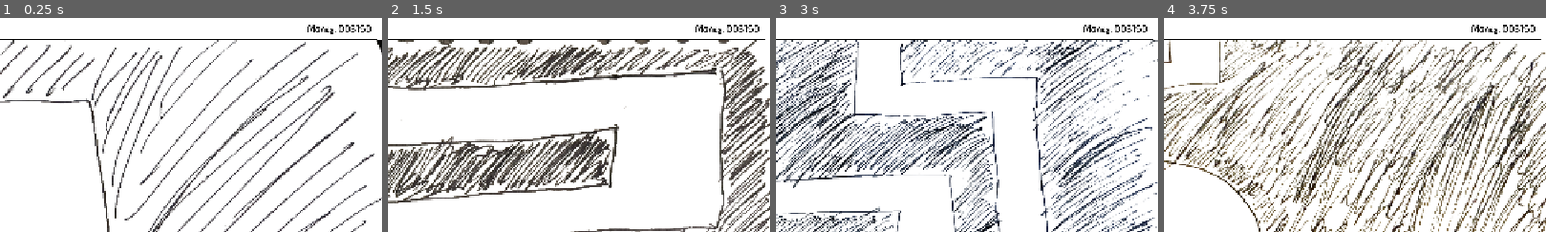
Above: before the commit, frames 1-4 (left to right).
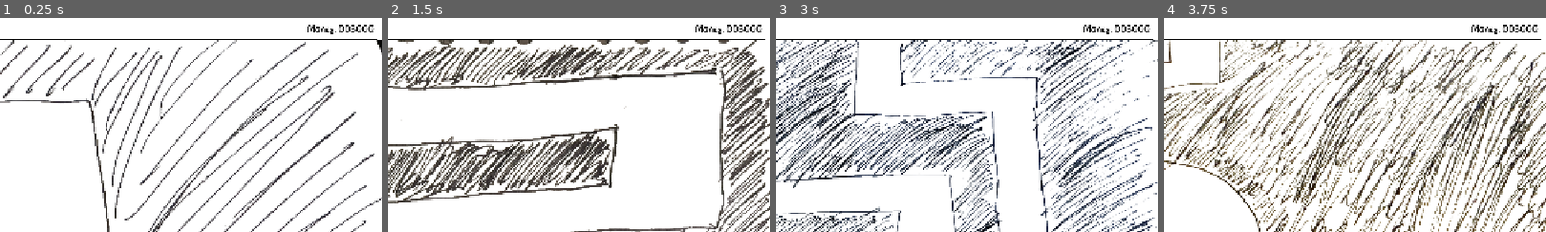
Above: after the commit, the same moments.

Repository: OzuYatamutsu/notebook-tower-defense
Game: Godot game, scene res://levels/MapSelect.tscn
Same seed, same stepped clock (60 frames per second), same inputs: the game is played once before the commit and once after it. Sound files missing from this copy of the repository are replaced by a short silence.
Inputs:
- Up to frame 1 (0.25 s): no input
- Up to frame 2 (1.5 s): click "Easy Street" at 0.5 s; click "Cool S" at 1.25 s
- Up to frame 3 (3 s): click "Easy Street" at 2 s; click "FE Lite" at 2.75 s
- Up to frame 4 (3.75 s): click "Digestion" at 3.5 s
The pictures show only the part of the screen within x 30-80%, y 0-50%; the shares and areas given below are measured in that part.

The runs differ from the first frame. In frame 1, 0.1% of the frame differs, in the area x 93-98%, y 3-7%; in frame 2, 0.1%; in frame 3, 0.1%; in frame 4, 0.1%.

Commit message:
Reduce starting money to 3000

Diff:
--- a/components/game_state.gd
+++ b/components/game_state.gd
@@ -3,7 +3,7 @@
 
 const STARTING_WINDOW_SIZE_PERCENT = 0.65
 
-const PLAYER_STARTING_MONEY: int = 3150
+const PLAYER_STARTING_MONEY: int = 3000
 
 const CURRENT_LEVEL_GROUP = "level"
 const LEVEL_HITBOX_GROUP = "level_hitbox"
